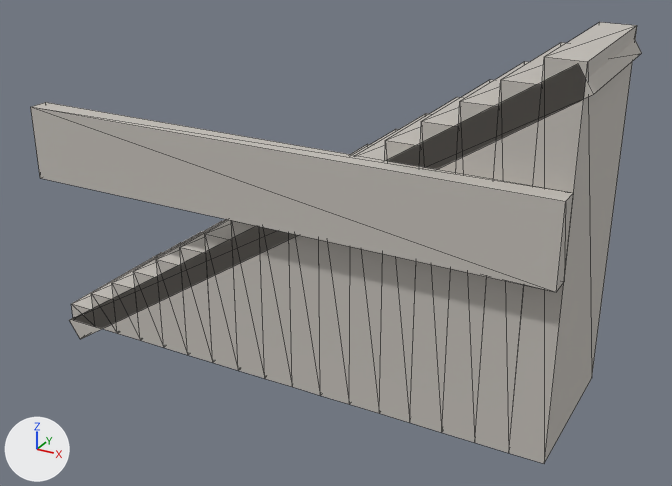
Before and after pictures for a commit that changed the glTF model assets/models/castle/tower_stairs_r.glb.
One viewpoint serves both versions: a camera (50 mm lens) standing at (8.44, -8.96, 5.99) and looking at (3.58, -0.13, 1.57). The lights are fixed; the arrows at lower left show +X, +Y and +Z. The picture after the commit comes second. Mesh edges are drawn as thin lines. Vertices at exactly the same position are counted once.

Names of what the first picture shows: 'Ramp', 'Steps.007', 'Steps.008', 'Steps.009', 'Steps.010', 'Steps.011', 'Steps.012', 'Steps.013', 'Steps.014', 'Steps.015', 'Steps.016', 'StepsWall' and 7 more.
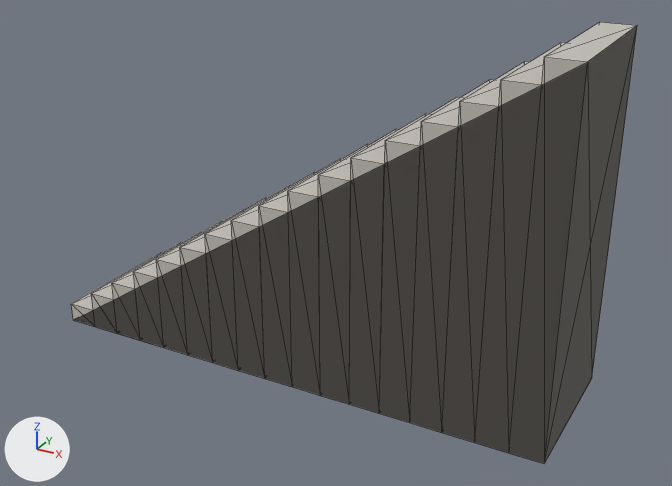
Where the change shows, as pixel boxes [x1, y1, x2, y2] in the pictures (672 x 486 px):
```json
{"object": "StepsWall", "change": "deleted", "before": [31, 102, 574, 292]}
{"object": "Ramp", "change": "reshaped", "before": [69, 40, 641, 339], "after": [75, 64, 587, 462]}
```

The change, as JSON lines over the scene's bpy script:
```json
{"block": "me_cube_018", "where": "# used by ob_ramp; location = (0.0, 0.0, 0.0)"}
{"op": "remove", "block": "me_cube_018", "code": "me_cube_018.from_pydata(...)  # 8 vertices, 12 faces; spans x -0.08..6.58, y -0.95..0.95, z -0.28..4.18"}
{"op": "add", "block": "me_cube_018", "code": "me_cube_018.from_pydata(...)  # 6 vertices, 8 faces; spans x 0.0..6.5, y -0.95..0.95, z 0.0..4.2"}
{"block": "me_cube_018", "change": "me_cube_018 part 1: the whole mesh is rebuilt"}
{"op": "remove", "block": "ob_stepswall", "code": ["ob_stepswall = bpy.data.objects.new('StepsWall', me_cube_017)", "ob_stepswall.location = (0.0, 0.0, 0.0)"]}
```
